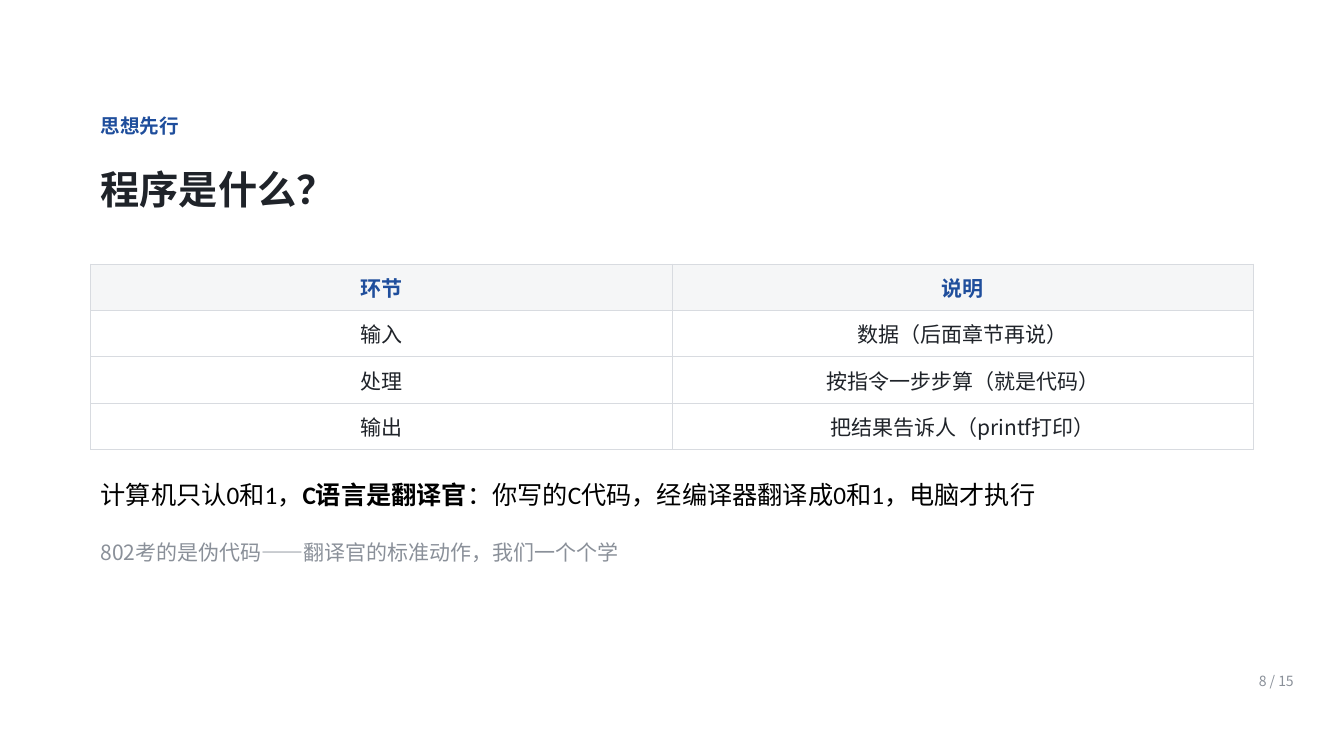
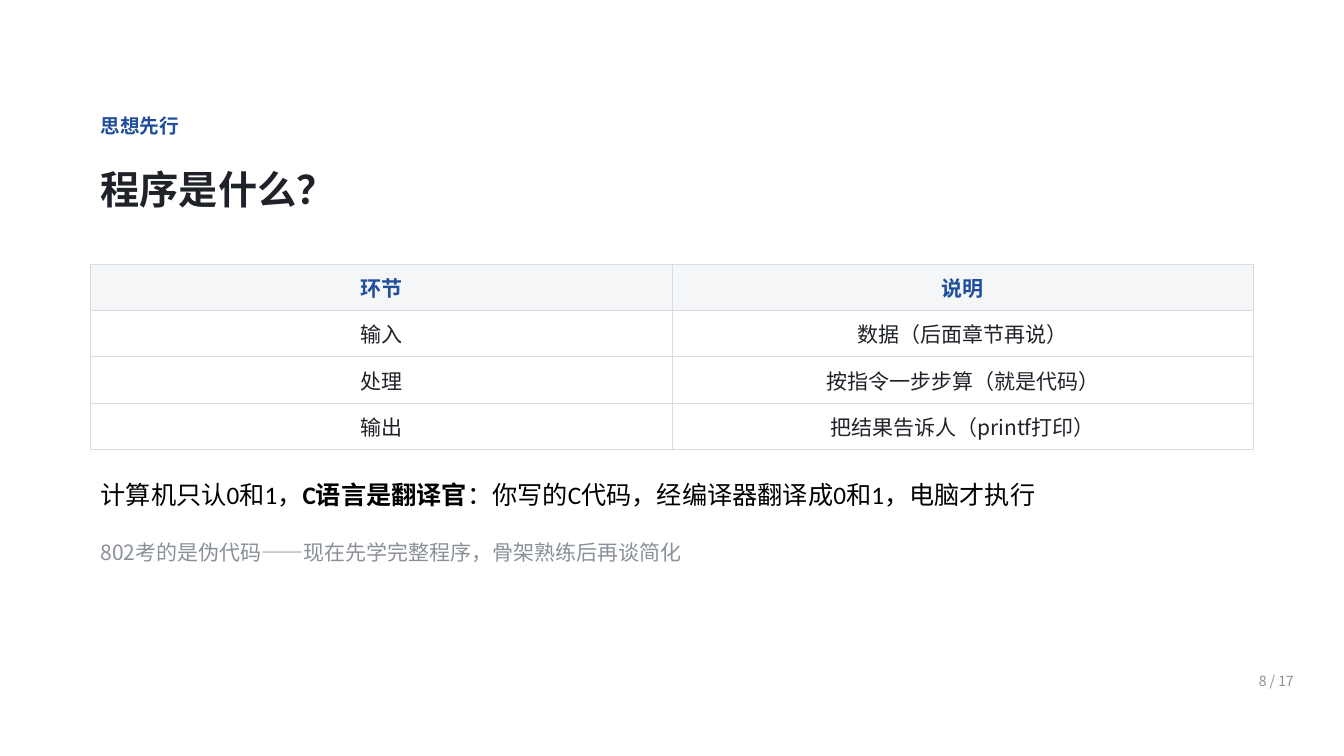
Before and after one commit to Ctrl1CandV/SpecialtyCourses, a slide deck: slide 8 of 课件/C1/C1-A-01/C1-A-01.pptx. Drawn at 1344x756 pixels with LibreOffice and Linux fonts; fonts in the diff are those of the drawing; background and template pictures are left out. Boxes give left, top, right and bottom in pixels: in the first picture for what was removed or moved away, otherwise in the second. Text is boxed around its words. In the diff, an @@ line names an element or a change of style, - is before the commit and + after.

```diff
--- a/课件/C1/C1-A-01/C1-A-01.pptx
+++ b/课件/C1/C1-A-01/C1-A-01.pptx
@@ text at (101, 542, 682, 562): text changed @@
-802考的是伪代码——翻译官的标准动作，我们一个个学
+802考的是伪代码——现在先学完整程序，骨架熟练后再谈简化
@@ text at (1259, 675, 1294, 686): text changed @@
-8 / 15
+8 / 17
```
Also in this commit, not shown: 13 other slides changed, 3 slides added, 1 slide removed, 35 other files.
